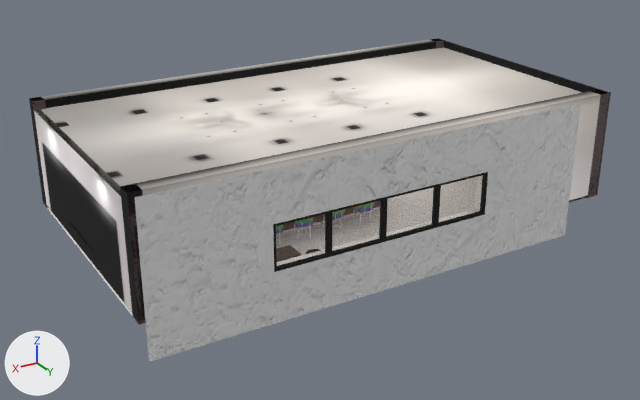
The FBX model CopyULProject/Assets/Models/Level 2/L2- Boardroom - BR_v2.fbx: old version first, new version second.
The view is the same before and after, from a 50 mm lens placed at (16.7, 26.0, 13.1), pointed at (1.4, 0.6, 0.3). Every picture has the same lights, and +X, +Y and +Z are marked at lower left. Where no turn or scale is listed for an object, it has been applied to the vertices.

The scene before the commit, as lines of its bpy script (objects in view):
```python
me_object_25 = bpy.data.meshes.new('Object_25')
me_object_25.from_pydata(...)  # 78 vertices, 66 faces; spans x -8.1..10.0, y -5.0..5.4, z 0.2..4.0
me_object_25.materials.append(mat_walls)
me_object_5_004 = bpy.data.meshes.new('Object_5.004')
me_object_5_004.from_pydata(...)  # 78 vertices, 96 faces; spans x -4.04..3.98, y -0.15..0.02, z -0.77..0.77
me_object_5_004.materials.append(mat_black_frame_window)  # black #131313
me_plane = bpy.data.meshes.new('Plane')
me_plane.from_pydata(...)  # 16 vertices, 8 faces; spans x -8.0..8.0, y 0.0, z -2.5..2.5
me_plane.materials.append(mat_outside_wall)
ob_object_27 = bpy.data.objects.new('Object_27', me_object_25)
ob_object_27.location = (0.0, 0.0, 0.0)
ob_object_7_004 = bpy.data.objects.new('Object_7.004', me_object_5_004)
ob_object_7_004.location = (1.98, 5.5, 1.61)
ob_wall = bpy.data.objects.new('Wall', me_plane)
ob_wall.location = (1.98, 5.52, 1.61)
# also in view: 'Object_6' at (1.0, 0.0, 2.0); 'Object_25.002' at (2.0, 5.5, 1.6)
```
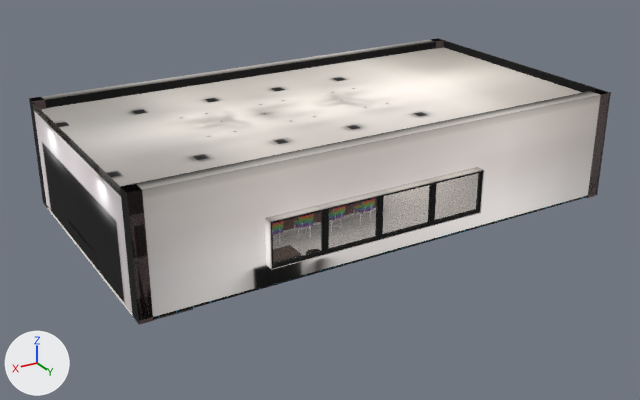
Where the change shows, as pixel boxes [x1, y1, x2, y2] in the pictures (640 x 400 px):
```json
{"object": "Wall", "change": "deleted", "before": [134, 103, 581, 362]}
{"object": "Object_7.004", "change": "moved", "before": [273, 172, 488, 272], "after": [271, 171, 483, 269]}
```

Scene script edits in JSON lines:
```json
{"op": "set", "path": "ob_object_7_004.location", "old": "(1.98, 5.5, 1.61)", "new": "(1.98, 5.28, 1.61)"}
{"op": "remove", "block": "ob_wall", "code": ["ob_wall = bpy.data.objects.new('Wall', me_plane)", "ob_wall.location = (1.98, 5.52, 1.61)"]}
```
